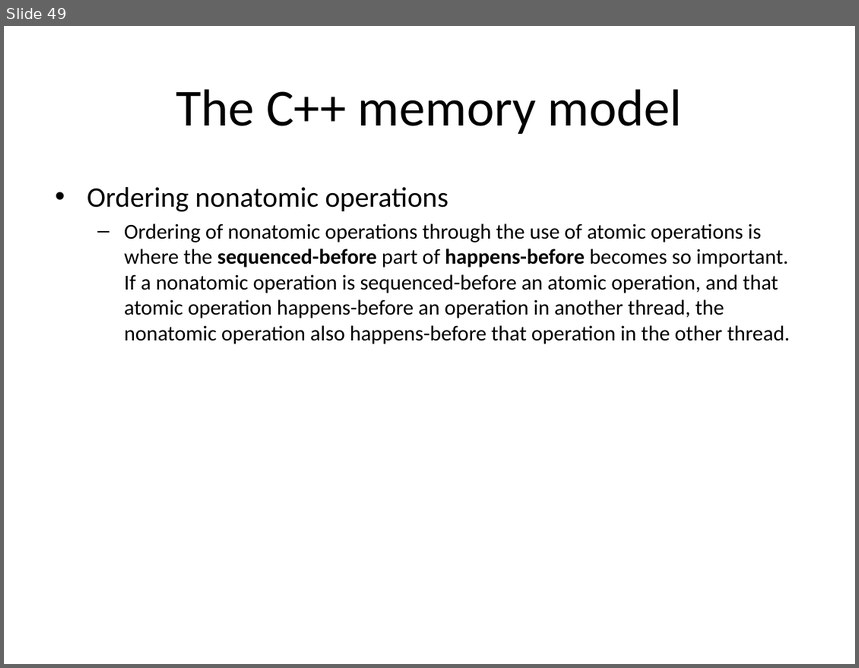
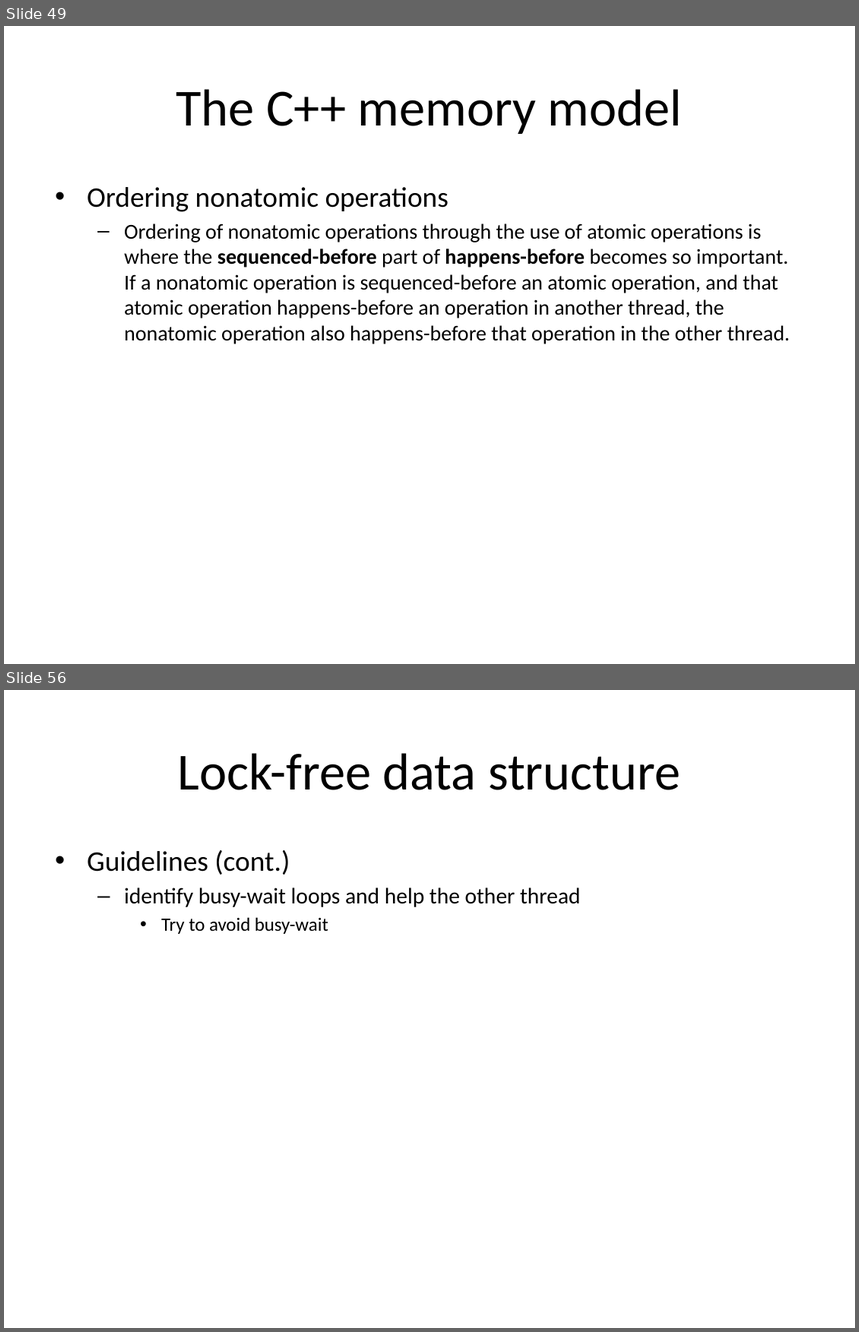
Before and after one commit to chenziliang/summary-of-the-books, a slide deck: CPPCIA.pptx. Shown one above the other, each under a label of ours: slide 49 before the commit, slides 49 and 56 after it; the slides between them are not shown. The pictures are 859x668 and 859x1332 pixels, drawn with LibreOffice and Linux fonts; fonts in the diff are those of the drawing. Boxes give left, top, right and bottom in pixels: in the first picture for what was removed or moved away, otherwise in the second. Text is boxed around its words. In the diff, an @@ line names an element or a change of style, - is before the commit and + after.

```diff
--- a/CPPCIA.pptx
+++ b/CPPCIA.pptx
@@ slide 56 added at box(4, 690, 855, 1328), background #FFFFFF @@
@@ title added at box(178, 753, 680, 790), 44 pt, text #000000 @@
+Lock-free data structure
@@ text added at box(87, 850, 581, 934), 19 pt, text #000000 @@
+• Guidelines (cont.)
+  – identify busy-wait loops and help the other thread
+    • Try to avoid busy-wait
```
Also in this commit, not shown: 19 other slides added.
